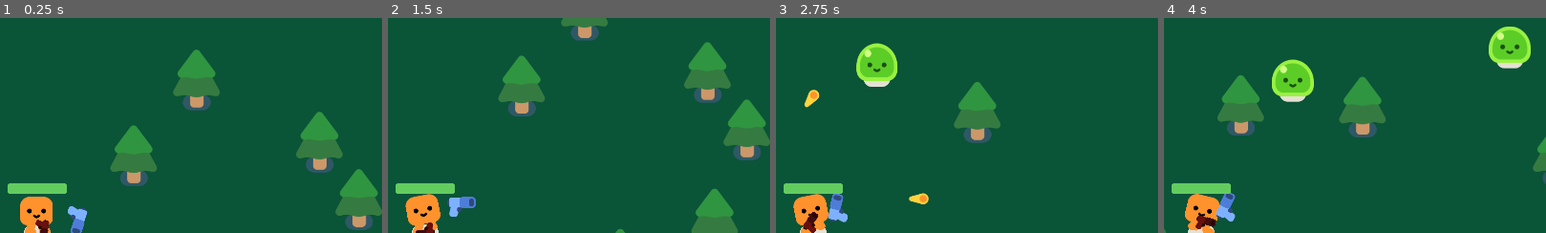
Above: before the commit, frames 1-4 (left to right).
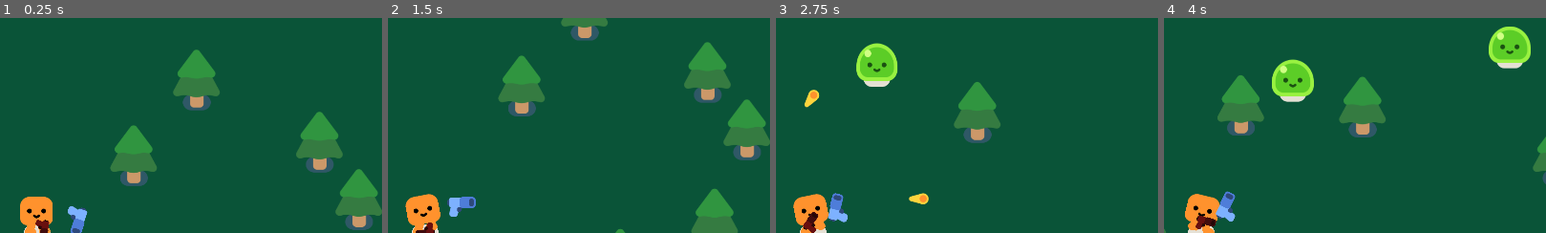
Above: after the commit, the same moments.

Repository: CarrascosaArnaud/VampSurv
Game: Godot game, scene res://scenes/game.tscn
Two runs of this game, one before a commit and one after it. Both use one fixed random seed, a clock stepped at 60 frames per second and the inputs below. Before the commit the project starts from res://game.tscn.
Inputs (mouse positions are % of the whole screen's width and height, from its top left):
- Up to frame 1 (0.25 s): no input
- Up to frame 2 (1.5 s): move the mouse to (72, 45) at 0.52 s; press the mouse at (72, 45) at 0.53 s; hold D (move_right) 0.53-1.28 s; tap Enter at 1.25 s; move the mouse to (30, 55) at 1.27 s; release the mouse at (30, 55) at 1.28 s; hold S (move_down) from 1.28 s (still down); click (30, 55) at 1.35 s
- Up to frame 3 (2.75 s): move the mouse to (60, 28) at 2.02 s; release S (move_down) at 2.03 s; press the mouse at (60, 28) at 2.03 s; hold D (move_right) from 2.03 s (still down)
- Up to frame 4 (4 s): move the mouse to (45, 70) at 2.77 s; release D (move_right) at 2.78 s; release the mouse at (45, 70) at 2.78 s; hold W (move_up) 2.78-3.53 s; click (45, 70) at 2.85 s; tap Space at 3.5 s; move the mouse to (80, 65) at 3.52 s; press the mouse at (80, 65) at 3.53 s; hold A (move_left) from 3.53 s (still down)
The pictures show only the part of the screen within x 45-95%, y 0-50%; the shares and areas given below are measured in that part.

The runs differ from the first frame. In frame 1, 0.8% of the frame differs, in the area x 2-18%, y 76-82%; in frame 2, 0.8%; in frame 3, 0.8%; in frame 4, 0.8%.

Commit message:
v0.5
Light refactoring

Diff:
--- a/default_bus_layout.tres
+++ /dev/null
@@ -1,3 +0,0 @@
-[gd_resource type="AudioBusLayout" format=3 uid="uid://c0r1synmqj70v"]
-
-[resource]
--- a/project.godot
+++ b/project.godot
@@ -75,13 +75,13 @@
 [application]
 
 config/name="VampSurv"
-run/main_scene="res://game.tscn"
+run/main_scene="res://scenes/game.tscn"
 config/features=PackedStringArray("4.2", "Forward Plus")
 config/icon="res://icon.png"
 
 [autoload]
 
-Pause="*res://pause.tscn"
+Pause="*res://scenes/pause.tscn"
 
 [display]
 
--- a/autoGun.tscn
+++ b/scenes/autoGun.tscn
@@ -1,6 +1,6 @@
 [gd_scene load_steps=4 format=3 uid="uid://dgeokumduf3ek"]
 
-[ext_resource type="Script" path="res://autoGun.gd" id="1_3hn3r"]
+[ext_resource type="Script" path="res://scripts/autoGun.gd" id="1_2ng73"]
 [ext_resource type="Texture2D" uid="uid://cswb5do8rrj7q" path="res://pistol/pistol.png" id="2_y75of"]
 
 [sub_resource type="CircleShape2D" id="CircleShape2D_hwkow"]
@@ -9,7 +9,7 @@
 [node name="AutoGun" type="Area2D"]
 collision_layer = 0
 collision_mask = 2
-script = ExtResource("1_3hn3r")
+script = ExtResource("1_2ng73")
 
 [node name="CollisionShape2D" type="CollisionShape2D" parent="."]
 shape = SubResource("CircleShape2D_hwkow")
--- a/bullet.tscn
+++ b/scenes/bullet.tscn
@@ -1,6 +1,6 @@
 [gd_scene load_steps=4 format=3 uid="uid://bts2j3o00radj"]
 
-[ext_resource type="Script" path="res://bullet.gd" id="1_6att1"]
+[ext_resource type="Script" path="res://scripts/bullet.gd" id="1_6att1"]
 [ext_resource type="Texture2D" uid="uid://dftkbqwsfd68r" path="res://pistol/projectile.png" id="1_ld7h3"]
 
 [sub_resource type="CircleShape2D" id="CircleShape2D_rd1d8"]
--- a/game.tscn
+++ b/scenes/game.tscn
@@ -1,8 +1,8 @@
 [gd_scene load_steps=5 format=3 uid="uid://54n2ijfw2s2v"]
 
-[ext_resource type="Script" path="res://game.gd" id="1_vdcsr"]
-[ext_resource type="PackedScene" uid="uid://b2pyp0c8s8hco" path="res://player.tscn" id="1_wdkue"]
-[ext_resource type="PackedScene" uid="uid://ibl1jubdl1an" path="res://map.tscn" id="2_fh3gm"]
+[ext_resource type="Script" path="res://scripts/game.gd" id="1_vdcsr"]
+[ext_resource type="PackedScene" uid="uid://b2pyp0c8s8hco" path="res://scenes/player.tscn" id="1_wdkue"]
+[ext_resource type="PackedScene" uid="uid://ibl1jubdl1an" path="res://scenes/map.tscn" id="2_fh3gm"]
 
 [sub_resource type="Curve2D" id="Curve2D_wy1s7"]
 _data = {
--- a/manualGun.tscn
+++ b/scenes/manualGun.tscn
@@ -1,6 +1,6 @@
 [gd_scene load_steps=3 format=3 uid="uid://ftlvxrq1shr5"]
 
-[ext_resource type="Script" path="res://manualGun.gd" id="1_t7ldv"]
+[ext_resource type="Script" path="res://scripts/manualGun.gd" id="1_t7ldv"]
 [ext_resource type="Texture2D" uid="uid://cswb5do8rrj7q" path="res://pistol/pistol.png" id="2_u2rd4"]
 
 [node name="ManualGun" type="Area2D"]
--- a/map.tscn
+++ b/scenes/map.tscn
@@ -1,6 +1,6 @@
 [gd_scene load_steps=2 format=3 uid="uid://ibl1jubdl1an"]
 
-[ext_resource type="PackedScene" uid="uid://d01wiid7ug8gk" path="res://pine_tree.tscn" id="1_tprcr"]
+[ext_resource type="PackedScene" uid="uid://d01wiid7ug8gk" path="res://scenes/pine_tree.tscn" id="1_tprcr"]
 
 [node name="Map" type="Node2D"]
 
--- a/mob.tscn
+++ b/scenes/mob.tscn
@@ -1,6 +1,6 @@
 [gd_scene load_steps=4 format=3 uid="uid://bew06lqa0utd5"]
 
-[ext_resource type="Script" path="res://mob.gd" id="1_0pd0m"]
+[ext_resource type="Script" path="res://scripts/mob.gd" id="1_0pd0m"]
 [ext_resource type="PackedScene" uid="uid://ogik4s70pgwl" path="res://characters/slime/slime.tscn" id="2_v7aoj"]
 
 [sub_resource type="CircleShape2D" id="CircleShape2D_ks51k"]
--- a/pause.tscn
+++ b/scenes/pause.tscn
@@ -1,6 +1,6 @@
 [gd_scene load_steps=2 format=3 uid="uid://ba1ahoet18v06"]
 
-[ext_resource type="Script" path="res://pause.gd" id="1_lm5nw"]
+[ext_resource type="Script" path="res://scripts/pause.gd" id="1_lm5nw"]
 
 [node name="Pause" type="CanvasLayer"]
 process_mode = 3
--- a/player.tscn
+++ b/scenes/player.tscn
@@ -1,9 +1,9 @@
 [gd_scene load_steps=9 format=3 uid="uid://b2pyp0c8s8hco"]
 
-[ext_resource type="Script" path="res://player.gd" id="1_7xvge"]
+[ext_resource type="Script" path="res://scripts/player.gd" id="1_7xvge"]
 [ext_resource type="PackedScene" uid="uid://pbmyh1qru7p" path="res://characters/happy_boo/happy_boo.tscn" id="1_a4cad"]
-[ext_resource type="PackedScene" uid="uid://dgeokumduf3ek" path="res://autoGun.tscn" id="3_4uno5"]
-[ext_resource type="PackedScene" uid="uid://ftlvxrq1shr5" path="res://manualGun.tscn" id="4_1tdl3"]
+[ext_resource type="PackedScene" uid="uid://dgeokumduf3ek" path="res://scenes/autoGun.tscn" id="3_4uno5"]
+[ext_resource type="PackedScene" uid="uid://ftlvxrq1shr5" path="res://scenes/manualGun.tscn" id="4_1tdl3"]
 
 [sub_resource type="CapsuleShape2D" id="CapsuleShape2D_38e18"]
 radius = 21.0
@@ -57,6 +57,7 @@
 
 [node name="ProgressBar" type="ProgressBar" parent="."]
 unique_name_in_owner = true
+visible = false
 offset_left = -75.0
 offset_top = -125.0
 offset_right = 75.0
--- a/autoGun.gd
+++ b/scripts/autoGun.gd
@@ -9,7 +9,7 @@
 		look_at(target_enemy.global_position)
 
 func shoot():
-	const BULLET = preload("res://bullet.tscn")
+	const BULLET = preload("res://scenes/bullet.tscn")
 	var new_bullet = BULLET.instantiate()
 	new_bullet.global_position = %ShootingPoint.global_position + Vector2(randf_range(-PRECISION, PRECISION), randf_range(-PRECISION, PRECISION))
 	new_bullet.global_rotation = %ShootingPoint.global_rotation + randf_range(-PRECISION/40, PRECISION/40)
--- a/game.gd
+++ b/scripts/game.gd
@@ -7,7 +7,7 @@
 	spawn_mob()
 
 func spawn_mob():
-	var new_mob = preload("res://mob.tscn").instantiate()
+	var new_mob = preload("res://scenes/mob.tscn").instantiate()
 	%PathFollow2D.progress_ratio = randf()
 	new_mob.global_position= %PathFollow2D.global_position
 	add_child(new_mob)
--- a/manualGun.gd
+++ b/scripts/manualGun.gd
@@ -4,7 +4,7 @@
 	look_at(get_global_mouse_position())
 
 func shoot():
-	const BULLET = preload("res://bullet.tscn")
+	const BULLET = preload("res://scenes/bullet.tscn")
 	var new_bullet = BULLET.instantiate()
 	new_bullet.global_position = %ShootingPoint.global_position
 	new_bullet.global_rotation = %ShootingPoint.global_rotation
Binary file removed: icon.png
Not shown, removed: icon.png.import
Renamed: pine_tree.tscn -> scenes/pine_tree.tscn
Renamed: bullet.gd -> scripts/bullet.gd
Renamed: mob.gd -> scripts/mob.gd
Renamed: pause.gd -> scripts/pause.gd
Renamed: player.gd -> scripts/player.gd
Not shown, added: pla4C8.tmp
